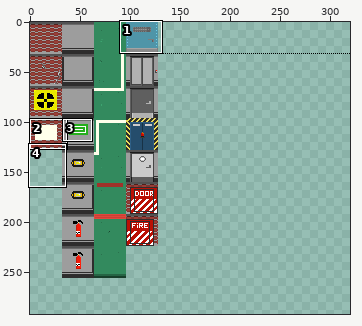
Edited in one commit: sprite sheet (src/graphics/sprites/interiortiles.png). The picture above shows the old version from afar; the outline marks the close-up.
Close-up. Old version:
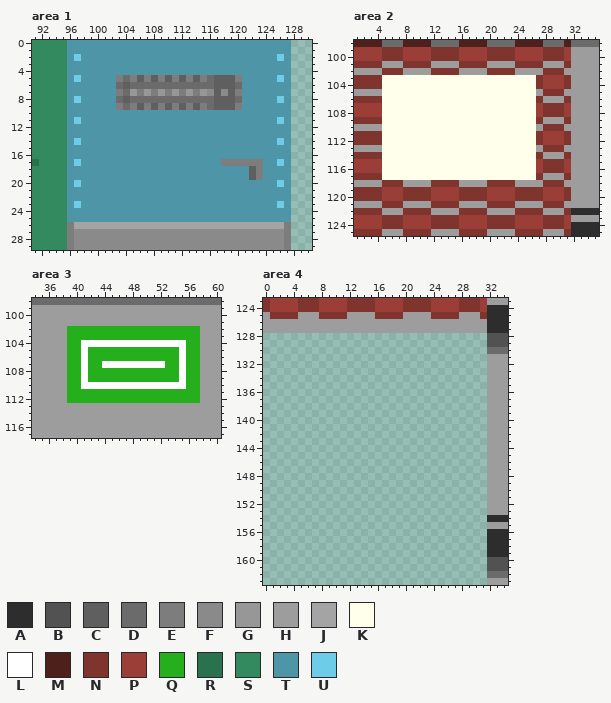
The file is 320x320 pixels. Colours within 5 levels of each other are drawn and written as one. Shown: area 1: x 91..130, y 0..29; area 2: x 1..35, y 98..125; area 3: x 34..60, y 98..117; area 4: x 0..34, y 123..163. The wide view leaves out empty margins. The commit also changed other parts of the picture, which this record leaves out.
Palette (. is transparent): A #2e2d2d  B #525252  C #5f5f5f  D #6b6b6b  E #7d7d7d  F #8a8a8a  G #979797  H #9d9d9d  J #a4a4a4  K #ffffeb  L #ffffff  M #4e201c  N #80342e  P #9a3e37  Q #25af1c  R #2a714d  S #338a5e  T #4f95a8  U #6dcde8
Pixels before, area 1, first column x 91:
 0 SSSSSTTTTTTTTTTTTTTTTTTTTTTTTTTTTTTTT
 1 SSSSSTTTTTTTTTTTTTTTTTTTTTTTTTTTTTTTT
 2 SSSSSTUTTTTTTTTTTTTTTTTTTTTTTTTTTTTUT
 3 SSSSSTTTTTTTTTTTTTTTTTTTTTTTTTTTTTTTT
 4 SSSSSTTTTTTTTTTTTTTTTTTTTTTTTTTTTTTTT
 5 SSSSSTUTTTTTEDECECECECECEDCCCETTTTTUT
 6 SSSSSTTTTTTTDCDDDDDDDDDDDDCCCDTTTTTTT
 7 SSSSSTTTTTTTEDGEGEGEGEGEGFCFCETTTTTTT
 8 SSSSSTUTTTTTDCDDDDDDDDDDDDCCCDTTTTTUT
 9 SSSSSTTTTTTTEDECECECECECEDCCCETTTTTTT
10 SSSSSTTTTTTTTTTTTTTTTTTTTTTTTTTTTTTTT
11 SSSSSTUTTTTTTTTTTTTTTTTTTTTTTTTTTTTUT
12 SSSSSTTTTTTTTTTTTTTTTTTTTTTTTTTTTTTTT
13 SSSSSTTTTTTTTTTTTTTTTTTTTTTTTTTTTTTTT
14 SSSSSTUTTTTTTTTTTTTTTTTTTTTTTTTTTTTUT
15 SSSSSTTTTTTTTTTTTTTTTTTTTTTTTTTTTTTTT
16 SSSSSTTTTTTTTTTTTTTTTTTTTTTTTTTTTTTTT
17 RSSSSTUTTTTTTTTTTTTTTTTTTTTEEEEEETTUT
18 SSSSSTTTTTTTTTTTTTTTTTTTTTTTTTTCETTTT
19 SSSSSTTTTTTTTTTTTTTTTTTTTTTTTTTCETTTT
20 SSSSSTUTTTTTTTTTTTTTTTTTTTTTTTTTTTTUT
21 SSSSSTTTTTTTTTTTTTTTTTTTTTTTTTTTTTTTT
22 SSSSSTTTTTTTTTTTTTTTTTTTTTTTTTTTTTTTT
23 SSSSSTUTTTTTTTTTTTTTTTTTTTTTTTTTTTTUT
24 SSSSSTTTTTTTTTTTTTTTTTTTTTTTTTTTTTTTT
25 SSSSSTTTTTTTTTTTTTTTTTTTTTTTTTTTTTTTT
26 SSSSSEJJJJJJJJJJJJJJJJJJJJJJJJJJJJJJE
27 SSSSSEFFFFFFFFFFFFFFFFFFFFFFFFFFFFFFE
28 SSSSSEFFFFFFFFFFFFFFFFFFFFFFFFFFFFFFE
29 SSSSSEFFFFFFFFFFFFFFFFFFFFFFFFFFFFFFE
Pixels before, area 2, first column x 1:
 98 MMMMDDDMMMMDDDDMMMMDDDDMMMMDDDMDDDD
 99 PPPPNNNPPPPNNNNPPPPNNNNPPPPNNNPHHHH
100 PPPPNNNPPPPNNNNPPPPNNNNPPPPNNNPHHHH
101 NNNNHHHNNNNHHHHNNNNHHHHNNNNHHHNHHHH
102 HHHHNNNHHHHNNNNHHHHNNNNHHHHNNNHHHHH
103 NNNNKKKKKKKKKKKKKKKKKKKKKKNPPPNHHHH
104 NNNNKKKKKKKKKKKKKKKKKKKKKKNPPPNHHHH
105 HHHHKKKKKKKKKKKKKKKKKKKKKKHNNNHHHHH
106 NNNNKKKKKKKKKKKKKKKKKKKKKKNHHHNHHHH
107 PPPPKKKKKKKKKKKKKKKKKKKKKKPNNNPHHHH
108 PPPPKKKKKKKKKKKKKKKKKKKKKKPNNNPHHHH
109 NNNNKKKKKKKKKKKKKKKKKKKKKKNHHHNHHHH
110 HHHHKKKKKKKKKKKKKKKKKKKKKKHNNNHHHHH
111 NNNNKKKKKKKKKKKKKKKKKKKKKKNPPPNHHHH
112 NNNNKKKKKKKKKKKKKKKKKKKKKKNPPPNHHHH
113 HHHHKKKKKKKKKKKKKKKKKKKKKKHNNNHHHHH
114 NNNNKKKKKKKKKKKKKKKKKKKKKKNHHHNHHHH
115 PPPPKKKKKKKKKKKKKKKKKKKKKKPNNNPHHHH
116 PPPPKKKKKKKKKKKKKKKKKKKKKKPNNNPHHHH
117 NNNNKKKKKKKKKKKKKKKKKKKKKKNHHHNHHHH
118 HHHHNNNHHHHNNNNHHHHNNNNHHHHNNNHHHHH
119 NNNNPPPNNNNPPPPNNNNPPPPNNNNPPPNHHHH
120 NNNNPPPNNNNPPPPNNNNPPPPNNNNPPPNHHHH
121 HHHHNNNHHHHNNNNHHHHNNNNHHHHNNNHHHHH
122 NNNNHHHNNNNHHHHNNNNHHHHNNNNHHHNAAAA
123 PPPPNNNPPPPNNNNPPPPNNNNPPPPNNNPHHHH
124 PPPPNNNPPPPNNNNPPPPNNNNPPPPNNNPAAAA
125 NNNNHHHNNNNHHHHNNNNHHHHNNNNHHHNAAAA
Pixels before, area 3, first column x 34:
 98 DDDDDDDDDDDDDDDDDDDDDDDDDDD
 99 HHHHHHHHHHHHHHHHHHHHHHHHHHH
100 HHHHHHHHHHHHHHHHHHHHHHHHHHH
101 HHHHHHHHHHHHHHHHHHHHHHHHHHH
102 HHHHHQQQQQQQQQQQQQQQQQQQHHH
103 HHHHHQQQQQQQQQQQQQQQQQQQHHH
104 HHHHHQQLLLLLLLLLLLLLLLQQHHH
105 HHHHHQQLQQQQQQQQQQQQQLQQHHH
106 HHHHHQQLQQQQQQQQQQQQQLQQHHH
107 HHHHHQQLQQLLLLLLLLLQQLQQHHH
108 HHHHHQQLQQQQQQQQQQQQQLQQHHH
109 HHHHHQQLQQQQQQQQQQQQQLQQHHH
110 HHHHHQQLLLLLLLLLLLLLLLQQHHH
111 HHHHHQQQQQQQQQQQQQQQQQQQHHH
112 HHHHHQQQQQQQQQQQQQQQQQQQHHH
113 HHHHHHHHHHHHHHHHHHHHHHHHHHH
114 HHHHHHHHHHHHHHHHHHHHHHHHHHH
115 HHHHHHHHHHHHHHHHHHHHHHHHHHH
116 HHHHHHHHHHHHHHHHHHHHHHHHHHH
117 HHHHHHHHHHHHHHHHHHHHHHHHHHH
Pixels before, area 4, first column x 0:
123 NPPPPNNNPPPPNNNNPPPPNNNNPPPPNNNPHHH
124 NPPPPNNNPPPPNNNNPPPPNNNNPPPPNNNPAAA
125 HNNNNHHHNNNNHHHHNNNNHHHHNNNNHHHNAAA
126 HHHHHHHHHHHHHHHHHHHHHHHHHHHHHHHHAAA
127 HHHHHHHHHHHHHHHHHHHHHHHHHHHHHHHHAAA
128 ................................BBB
129 ................................BBB
130 ................................DDD
131 ................................HHH
132 ................................HHH
133 ................................HHH
134 ................................HHH
135 ................................HHH
136 ................................HHH
137 ................................HHH
138 ................................HHH
139 ................................HHH
140 ................................HHH
141 ................................HHH
142 ................................HHH
143 ................................HHH
144 ................................HHH
145 ................................HHH
146 ................................HHH
147 ................................HHH
148 ................................HHH
149 ................................HHH
150 ................................HHH
151 ................................HHH
152 ................................HHH
153 ................................HHH
154 ................................AAA
155 ................................HHH
156 ................................AAA
157 ................................AAA
158 ................................AAA
159 ................................AAA
160 ................................BBB
161 ................................BBB
162 ................................DDD
163 ................................HHH
And afterwards:
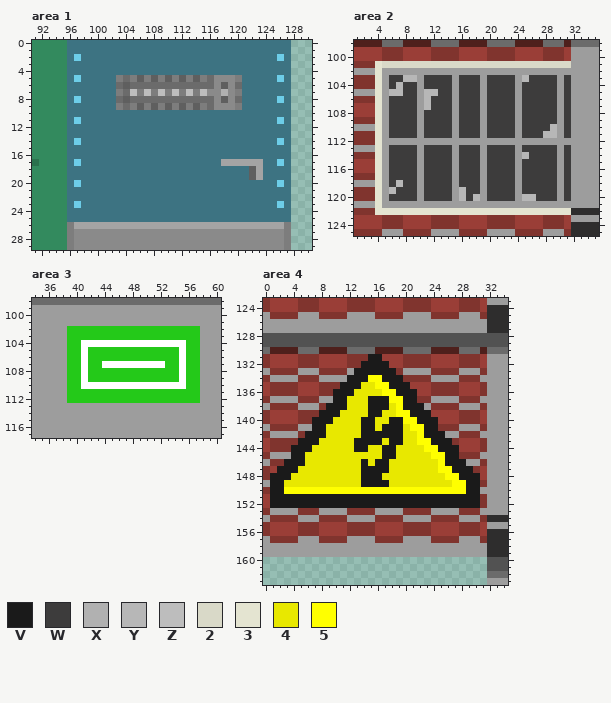
Colours new in this view: V #1a1a1a  W #3d3c3c  X #b1b1b1  Y #b7b7b7  Z #bdbdbd  2 #d9d9c8  3 #e4e4d1  4 #e8e800  5 #ffff00
The edit:
colour Q: #25af1c -> #24c919
colour T: #4f95a8 -> #3d7382
Changed rows in their new state; - is a pixel that keeps its letter.
Area 1:
first column x 105:
 5 ------------FFF
 6 ------------F-F
 7 Z-Z-Z-Z-Z-Z-FXF
 8 ------------F-F
 9 ------------FFF
first column x 118:
17 JJJJJJ
18 -----J
19 -----J
Area 2:
first column x 4:
101 3222222222222222222222222222
102 3HHH----HHHH----HHHH----HHH-
103 3HWWYYHWWWWHWWWHWWWWHYWWWWHW
104 3HWYWWHWWWWHWWWHWWWWHWWWWWHW
105 3HYYWWHYYWWHWWWHWWWWHWWWWWHW
106 3HWWWWHYWWWHWWWHWWWWHWWWWW-W
107 3HWWWWHYWWWHWWWHWWWWHWWWWWHW
108 3HWWWWHWWWWHWWWHWWWWHWWWWWHW
109 3HWWWWHWWWWHWWWHWWWWHWWWWW-W
110 3HWWWWHWWWWHWWWHWWWWHWWWWYHW
111 3HWWWWHWWWWHWWWHWWWWHWWWYYHW
112 3HHHHHHHHHHHHHHHHHHHHHHHHHHH
113 3HWWWWHWWWWHWWWHWWWWHWWWWWHW
114 3HWWWWHWWWWHWWWHWWWWHYWWWW-W
115 3HWWWWHWWWWHWWWHWWWWHWWWWWHW
116 3HWWWWHWWWWHWWWHWWWWHWWWWWHW
117 3HWWWWHWWWWHWWWHWWWWHWWWWW-W
118 3HWYWW-WWWWHWWW-WWWW-WWWWWHW
119 3HYWWWHWWWWHYWWHWWWWHWWWWWHW
120 3HWWWWHWWWWHYWYHWWWWHYYWWWHW
121 3HHH----HHHH----HHHH----HHH-
122 3333333333333333333333333333
Area 4:
first column x 0:
128 BBBBBBBBBBBBBBBBBBBBBBBBBBBBBBBB
129 BBBBBBBBBBBBBBBBBBBBBBBBBBBBBBBB
130 DMMMMDDDMMMMDDDDMMMMDDDDMMMMDDDM
131 NPPPPNNNPPPPNNNVVPPPNNNNPPPPNNNP
132 NPPPPNNNPPPPNNVVVVPPNNNNPPPPNNNP
133 HNNNNHHHNNNNHVVVVVVNHHHHNNNNHHHN
134 NHHHHNNNHHHHVVV55VVVNNNNHHHHNNNH
135 PNNNNPPPNNNVVV4455VVVPPPNNNNPPPN
136 PNNNNPPPNNVVV444455VVVPPNNNNPPPN
137 NHHHHNNNHHVV444VVV55VVNNHHHHNNNH
138 HNNNNHHHNVVV444VVV45VVVHNNNNHHHN
139 NPPPPNNNVVV4444VV4455VVVPPPPNNNP
140 NPPPPNNVVV4444VV44VV55VVVPPPNNNP
141 HNNNNHHVV44444VV4VVV455VVNNNHHHN
142 NHHHHNVVV44444VVVVVV445VVVHHNNNH
143 PNNNNVVV44444VVVV4VV4455VVVNPPPN
144 PNNNVVV444444VV44VV444455VVVPPPN
145 NHHHVV44444444444VV4444455VVNNNH
146 HNNVVV44444444V4VV44444445VVVHHN
147 NPVVV444444444VVVV444444455VVVNP
148 NVVV4444444444VVV44444444455VVVP
149 HVV44444444444VVVV44444444455VVN
150 NVV55555555555555555555555555VVH
151 PVVVVVVVVVVVVVVVVVVVVVVVVVVVVVVN
152 PVVVVVVVVVVVVVVVVVVVVVVVVVVVVVVN
153 NHHHHNNNHHHHNNNNHHHHNNNNHHHHNNNH
154 HNNNNHHHNNNNHHHHNNNNHHHHNNNNHHHN
155 NPPPPNNNPPPPNNNNPPPPNNNNPPPPNNNP
156 NPPPPNNNPPPPNNNNPPPPNNNNPPPPNNNP
157 HNNNNHHHNNNNHHHHNNNNHHHHNNNNHHHN
158 HHHHHHHHHHHHHHHHHHHHHHHHHHHHHHHH
159 HHHHHHHHHHHHHHHHHHHHHHHHHHHHHHHH
